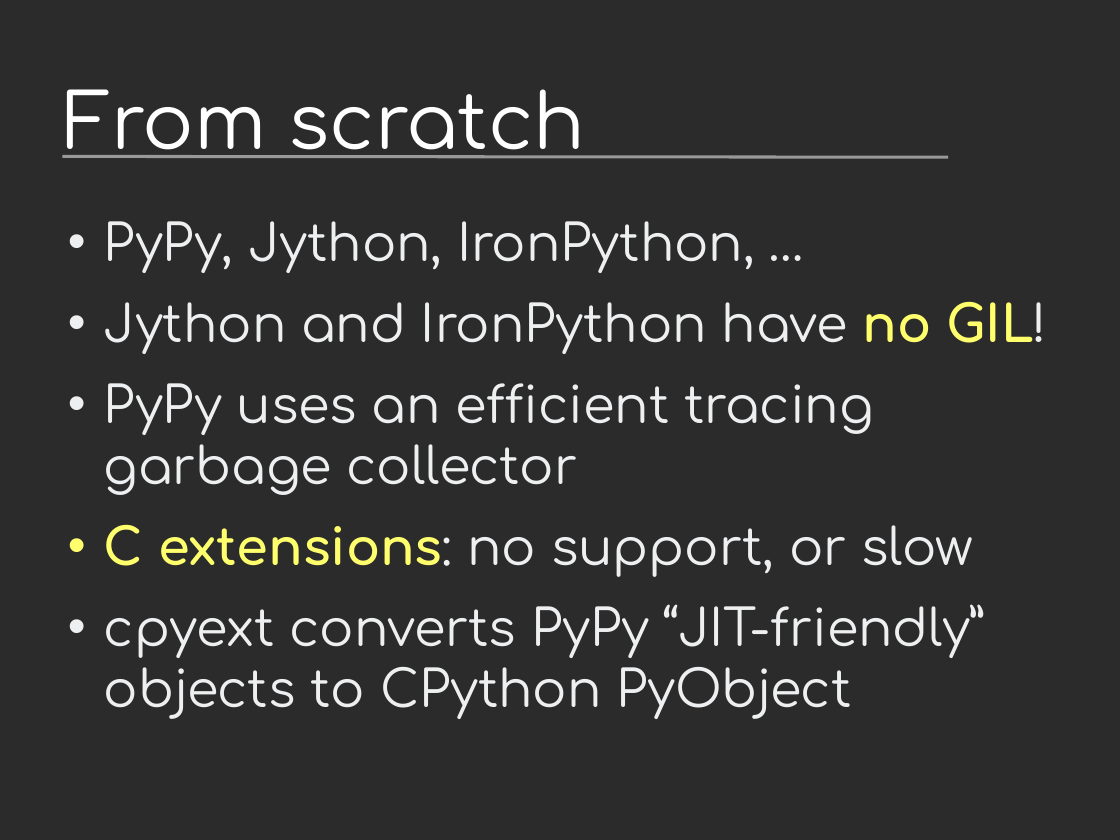
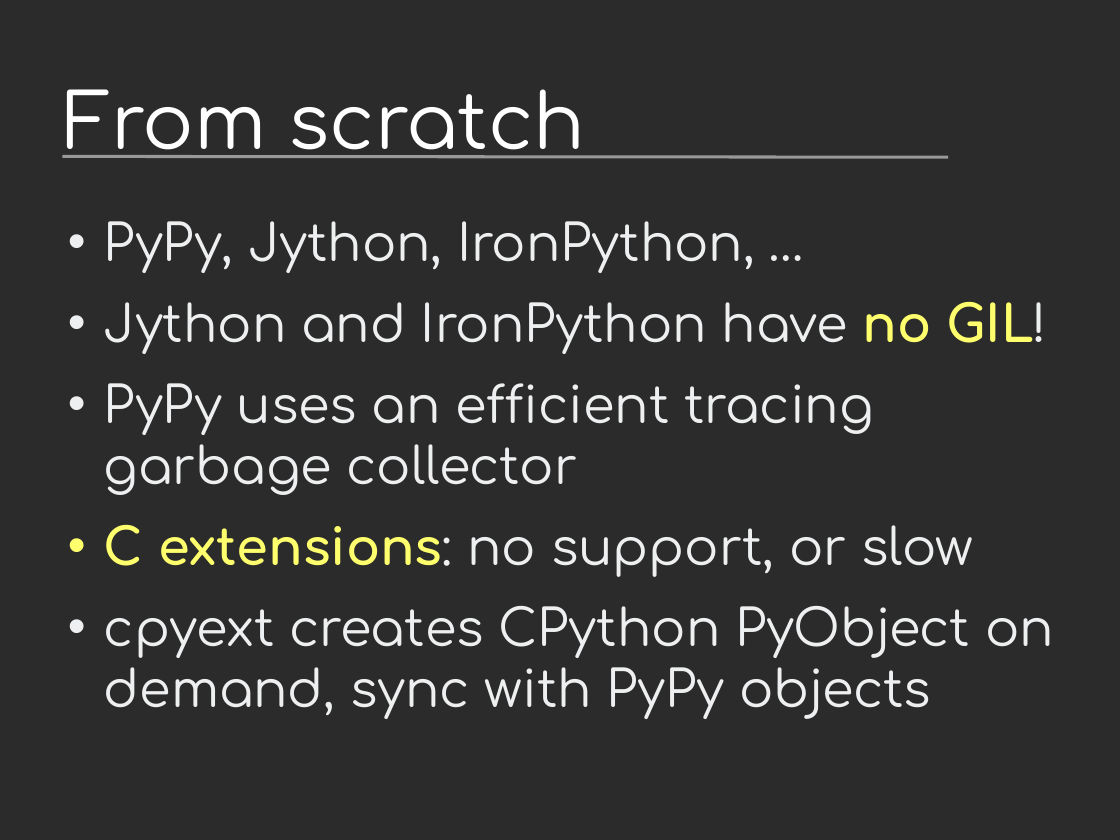
Before and after one commit to vstinner/talks, a slide deck: slide 7 of 2019-EuroPython/python_performance.odp (slide 8 before the commit). Drawn at 1120x840 pixels with LibreOffice and Linux fonts; fonts in the diff are those of the drawing; background and template pictures are left out; a plain dark background stands for a picture behind light text. Boxes give left, top, right and bottom in pixels: in the first picture for what was removed or moved away, otherwise in the second. Text is boxed around its words. In the diff, an @@ line names an element or a change of style, - is before the commit and + after.

```diff
--- a/2019-EuroPython/python_performance.odp
+++ b/2019-EuroPython/python_performance.odp
@@ text at (104, 606, 1054, 719): text changed @@
-• cpyext converts PyPy “JIT-friendly” objects to CPython PyObject
+• cpyext creates CPython PyObject on demand, sync with PyPy objects
```
Also in this commit, not shown: 12 other slides changed, 7 slides added, 2 slides removed.
